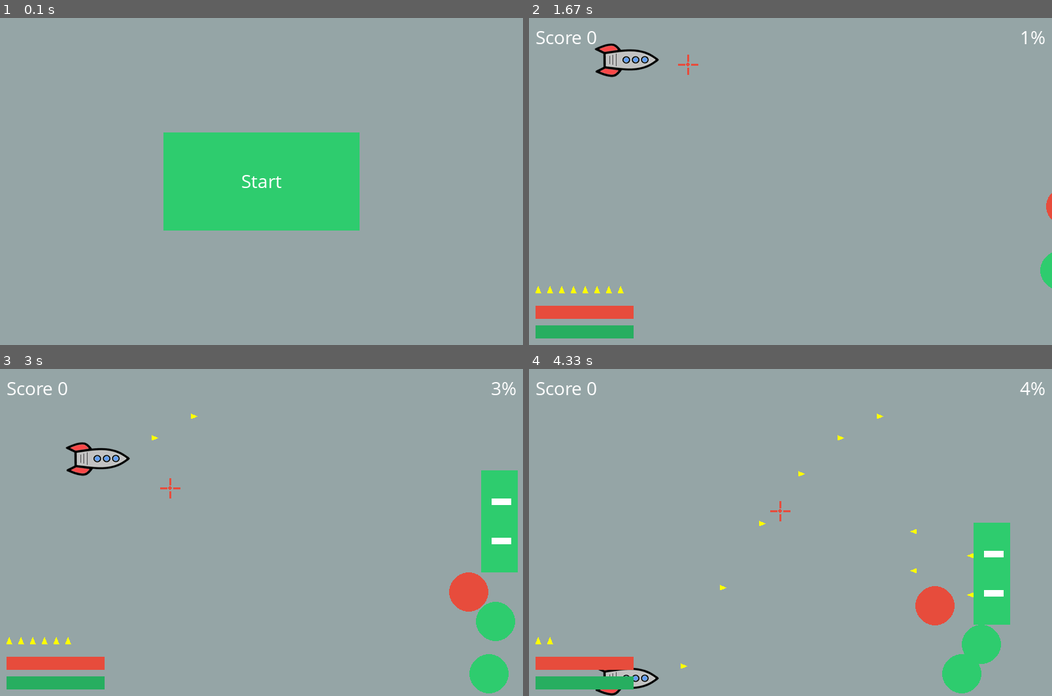
Above: before the commit, frames 1-4 (two rows, left to right).
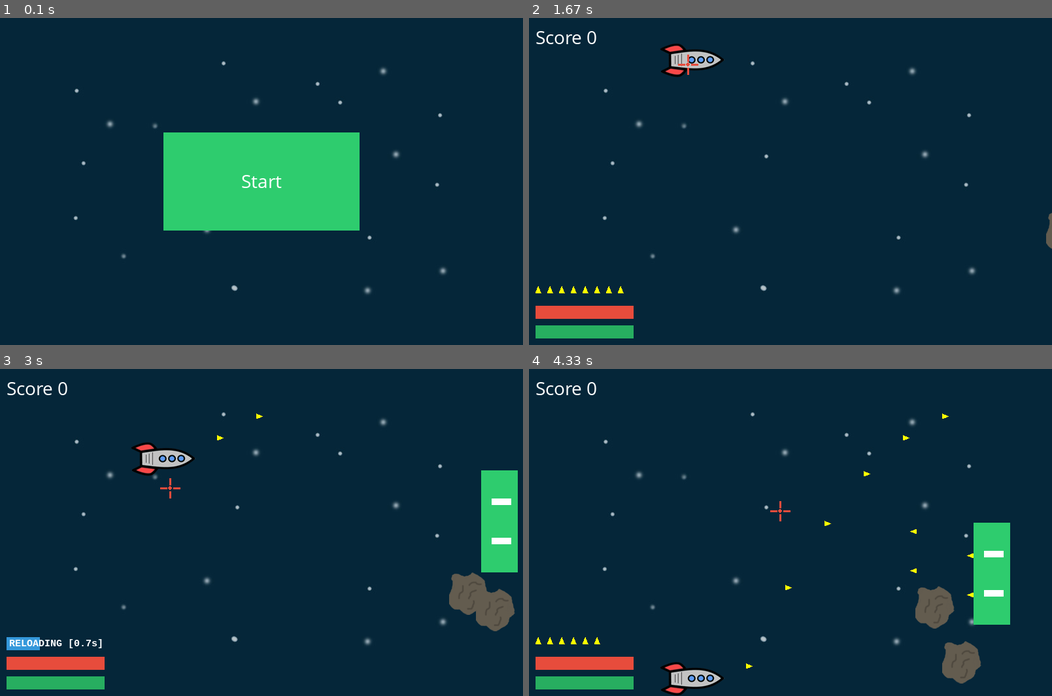
Above: after the commit, the same moments.

Repository: EdwGx/Asteroid-Pygame
Game: pygame game, started from Main.py
Two runs of this game, one before a commit and one after it. Both use one fixed random seed, a clock stepped at 60 frames per second and the inputs below.
Inputs (mouse positions are in pixels of both pictures, inside the frame that each line leads up to):
- Up to frame 1 (0.1 s): no input
- Up to frame 2 (1.67 s): click (790, 181) at 0.38 s; hold E 0.67-1.13 s; move the mouse to (628, 256) at 0.7 s; hold E 1.17-1.63 s; move the mouse to (685, 63) at 1.2 s; tap Space at 1.23, 1.53 s
- Up to frame 3 (3 s): hold R 1.67-2.13 s; move the mouse to (434, 427) at 1.7 s; tap Space at 1.73, 2.03 s; press the mouse at (261, 532) at 2.2 s; move the mouse to (313, 503) at 2.3 s; release the mouse at (371, 473) at 2.43 s; press the mouse at (261, 532) at 2.53 s; move the mouse to (308, 486) at 2.63 s; release the mouse at (355, 440) at 2.77 s; press the mouse at (261, 532) at 2.87 s; move the mouse to (167, 486) at 2.97 s
- Up to frame 4 (4.33 s): release the mouse at (607, 444) at 3.1 s; press the mouse at (790, 532) at 3.2 s; move the mouse to (858, 486) at 3.3 s; release the mouse at (921, 440) at 3.43 s; press the mouse at (790, 532) at 3.53 s; move the mouse to (701, 483) at 3.63 s; release the mouse at (612, 434) at 3.77 s; press the mouse at (790, 532) at 3.87 s; move the mouse to (706, 496) at 3.97 s; release the mouse at (623, 460) at 4.1 s; press the mouse at (790, 532) at 4.2 s; move the mouse to (780, 509) at 4.3 s

The runs differ from the first frame. In frame 1, 89% of the frame differs, in the area x 0-100%, y 0-100%; in frame 2, 98%; in frame 3, 96%; in frame 4, 96%.

Commit message:
Add missile

Diff:
--- a/MagBall.py
+++ b/MagBall.py
@@ -29,35 +29,16 @@
             if self.rect.x <= -30:
                 self.kill()
 
-
 class BadBall(pygame.sprite.DirtySprite):
     def __init__ (self):
-
         pygame.sprite.DirtySprite.__init__(self)
         self._layer = 2
-        self.good = getRandBool(70)
-        if self.good:
-            color = green
-        else:
-            color = red
-        self.radius = 30
-        self.image = pygame.Surface((self.radius*2,self.radius*2),flags=pygame.SRCALPHA)
-        self.image.convert_alpha()
-        pygame.draw.circle(self.image,color,(self.radius,self.radius),30,0)
-        self.rect = self.image.get_rect()
-
-        startY = random.randrange(sizeY-60)
         self.moveSpeed = random.randrange(2)
         self.moveDir = random.randrange(2)
-        self.rect.x = sizeX + 30
-        self.rect.y = startY
-        self.floatX = float(self.rect.x)
-        self.floatY = float(self.rect.y)
-
 
     def update(self,x_speed,block_group):
 
-        if self.rect.y + self.radius*2 >= sizeY:
+        if self.rect.y + self.rect.height >= sizeY:
             self.moveDir = 2
         elif self.rect.y <= 0:
             self.moveDir = 0
@@ -103,9 +84,55 @@
             (self.rect.top + 1 >= sizeY) or (self.rect.bottom - 1 <= 0)):
             self.kill()
 
+class Asteroid(BadBall):
+    def __init__ (self):
+        BadBall.__init__(self)
+        self.good = True
+        self.image = pygame.image.load('asteroid.png')
+        self.rect = self.image.get_rect()
+        startY = random.randrange(sizeY-60)
+        self.rect.x = sizeX + 30
+        self.rect.y = startY
+        self.floatX = float(self.rect.x)
+        self.floatY = float(self.rect.y)
+
+class Bomb(BadBall):
+    def __init__ (self):
+        BadBall.__init__(self)
+        self.good = False
+        self.image = pygame.image.load('bomb.png')
+        self.rect = self.image.get_rect()
+        startY = random.randrange(sizeY-60)
+        self.rect.x = sizeX + 30
+        self.rect.y = startY
+        self.floatX = float(self.rect.x)
+        self.floatY = float(self.rect.y)
+
+class Missile(pygame.sprite.DirtySprite):
+    def __init__ (self):
+        pygame.sprite.DirtySprite.__init__(self)
+        self._layer = 3
+        self.image = pygame.image.load('missile.png')
+        self.rect = self.image.get_rect()
+        self.rect.x = -200
+        self.rect.y = 200
+    def update(self):
+        if self.rect.x > 0:
+            mY = (pygame.mouse.get_pos())[1]
+            if self.rect.y -2 > mY:
+                self.rect.y -= 2
+            elif self.rect.y +2 < mY:
+                self.rect.y += 2
+            else:
+                self.rect.y = mY
+        self.rect.x += 3
+        if self.rect.x > 810:
+            self.kill()
+
+
 
 class PlayerBall(pygame.sprite.DirtySprite):
-    def __init__ (self,number,posX,posY):
+    def __init__ (self,posX,posY):
         #self._layer = 2
         pygame.sprite.DirtySprite.__init__(self)
         self._layer = 2
--- a/Main.py
+++ b/Main.py
@@ -38,7 +38,7 @@
                          (x,y,int(150*time_left/self.reload_time),20))
                 font = pygame.font.SysFont("Lucida Console",15,True)
                 label = font.render(('RELOADING [%.1fs]'%(time_left)),True,white)
-                d_surface.blit(label,(x+4,y))
+                d_surface.blit(label,(x+4,y+1))
             else:
                 self.reloading = False
                 self.bullet = self.max
@@ -108,9 +108,47 @@
             self.losing = True
             return True
 
+class missile_controller(object):
+    def __init__(self):
+        self.call_timer = 18*60 #s*frame(60)
+        self.current_timer = 0
+        self.m_existed = False
+    def reinit(self):
+        self.call_timer = 18*60 #s*frame(60)
+        self.current_timer = 0
+    def draw(self,d_surface):
+        if self.current_timer < self.call_timer:
+            self.current_timer += 1
+        elif self.current_timer < self.call_timer+120:
+            global full_list
+            if self.m_existed == False:
+                missile = MagBall.Missile()
+                missile.add(full_list,missile_list)
+                self.m_existed = True
+            point_list =((0,198),
+                         (0,222),
+                         (120,222),
+                         (140,210),
+                         (120,198))
+            pygame.draw.polygon(d_surface,green,point_list,0)
+            font = pygame.font.SysFont("Lucida Console",15,True)
+            label = font.render('GUIDE MISSILE',True,white)
+            d_surface.blit(label,(2,201))
+            self.current_timer += 1
+        else:
+            self.current_timer = 0
+            self.m_existed = False
+
+
+
+
+
 
 def addBad():
-    bad = MagBall.BadBall()
+    if getRandBool(65):
+        bad = MagBall.Asteroid()
+    else:
+        bad = MagBall.Bomb()
     bad.add(full_list,ball_list,bad_list)
 
 def draw_mouse():
@@ -166,13 +204,14 @@
 
     bullet_bar.reinit()
     health_bar.reinit()
+    missile_controller.reinit()
 
     full_list.empty()
     ball_list.empty()
     bad_list.empty()
     move_list.empty()
     moveY = False
-    player = MagBall.PlayerBall(1,100,-100)
+    player = MagBall.PlayerBall(200,-100)
     player.add(full_list)
     player.startFall()
 
@@ -186,6 +225,7 @@
 move_list = pygame.sprite.Group()
 g_bullet = pygame.sprite.Group()
 b_bullet = pygame.sprite.Group()
+missile_list = pygame.sprite.Group()
 
 pygame.mouse.set_visible(True)
 #Def varibles
@@ -203,18 +243,19 @@
 score = 0
 scene = 1 #1:start menu 2:game 3:retry,win,quit
 
+background = pygame.image.load('background.jpg')
 screen = pygame.display.set_mode([sizeX,sizeY])
 font = pygame.font.SysFont("comicsansms",30)
 pygame.display.set_caption("My Game")
 
 bullet_bar = bullet_bar()
 health_bar = health_bar()
+missile_controller = missile_controller()
 
 #init player
-player = MagBall.PlayerBall(1,100,-100)
+player = MagBall.PlayerBall(200,-100)
 player.add(full_list)
 player.startFall()
-
 
 moveY = False
 done = False
@@ -244,6 +285,8 @@
                 if event.key == pygame.K_q:
                     block = Block.Block()
                     block.add(full_list,move_list)
+                if event.key == pygame.K_r:
+                    bullet_bar.reload_bullet()
 
             if event.type == pygame.KEYUP:
                 if event.key == pygame.K_SPACE:
@@ -277,10 +320,25 @@
         #logic
         #coll_mouse_list = atom_list.get_sprites_at((mX,mY))
         pygame.sprite.groupcollide(b_bullet,g_bullet,True,True)
+        pygame.sprite.groupcollide(b_bullet,missile_list,True,True)
+        coll_list = pygame.sprite.groupcollide(bad_list,missile_list,True,True)
+        for bad in coll_list:
+            if bad.good:
+                score += 2
+            else:
+                score += 1
+
+        coll_list = pygame.sprite.groupcollide(missile_list,move_list,True,True)
+        score += (len(coll_list)*3)
+
         coll_list = pygame.sprite.spritecollide(player,bad_list,True)
         for bad in coll_list:
             if not(bad.good):
-                alive = health_bar.hit(30)
+                alive = health_bar.hit(90)
+                if not(alive):
+                    player.losted = True
+            else:
+                alive = health_bar.hit(50)
                 if not(alive):
                     player.losted = True
 
@@ -295,9 +353,10 @@
         coll_list = pygame.sprite.groupcollide(bad_list,g_bullet,True,True)
         for bad in coll_list:
             if bad.good:
+                score += 2
+
+            else:
                 score += 1
-            else:
-                score -= 1
 
         coll_list = pygame.sprite.groupcollide(move_list,g_bullet,False,True)
         for bad in coll_list:
@@ -305,28 +364,23 @@
             bad.redraw()
             if bad.health <= 0:
                 bad.kill()
-
-        '''for badBall in bad_list:
-            for ballB in pygame.sprite.spritecollide(badBall,bad_list,False,pygame.sprite.collide_circle):
-                if not(badBall == ballB):
-                    number_collide(badBall,ballB,True,True)
-
-
-
-        for badBall in pygame.sprite.spritecollide(player,bad_list,True,pygame.sprite.collide_circle):
-            kill_player = number_collide(player,badBall,False,True)
-            if kill_player:
-                player.losted = True'''
+                score += 3
+
+
         if pygame.time.get_ticks() - shoot_timer > 600 and shoot_running > 0:
-            bullet = MagBall.bullet(shoot_block.rect.x -4,shoot_block.rect.y+48,False)
-            bullet.add(b_bullet,full_list)
-            bullet = MagBall.bullet(shoot_block.rect.x -4,shoot_block.rect.y+108,False)
-            bullet.add(b_bullet,full_list)
-            shoot_running -= 1
-            shoot_timer = pygame.time.get_ticks()
+            if shoot_block.alive():
+                bullet = MagBall.bullet(shoot_block.rect.x -4,shoot_block.rect.y+48,False)
+                bullet.add(b_bullet,full_list)
+                bullet = MagBall.bullet(shoot_block.rect.x-4,shoot_block.rect.y+108,False)
+                bullet.add(b_bullet,full_list)
+                shoot_running -= 1
+                shoot_timer = pygame.time.get_ticks()
+            else:
+                shoot_running = 0
+                shoot_timer = pygame.time.get_ticks()
         elif pygame.time.get_ticks() - shoot_timer > 3000:
             for b in move_list:
-                if b.rect.x > 400 and b.rect.right < sizeX-10:
+                if b.rect.x > 330 and b.rect.right < sizeX-10:
                     shoot_block = b
                     shoot_timer = pygame.time.get_ticks()
                     shoot_running = 4
@@ -335,6 +389,7 @@
         if block_timer <= move_dis:
             block = Block.Block()
             block.add(full_list,move_list)
+
             block_timer = move_dis + random.randint(10,14)*48
             if bad_timer <= 60:
                 bad_timer = 60
@@ -346,30 +401,28 @@
         move_list.update(player.moveSpeed)
         bad_list.update(player.moveSpeed,move_list)
         move_dis += player.moveSpeed
+
         player_timer += player.moveSpeed
         if player.losted:
             scene = 3
             pygame.mouse.set_visible(True)
         #draw
-        screen.fill(grey)
+        screen.blit(background,background.get_rect())
 
         #real draw
+        missile_controller.draw(screen)
         scoreLabel = font.render(('Score ') + str(score),True,white)
         screen.blit(scoreLabel,(10,10))
-
-        distanceLabel = font.render((str(int(player_timer/3600*100))+'%'),True,white)
-        screen.blit(distanceLabel,(sizeX - 10 - distanceLabel.get_width(),10))
-
-
-
 
         player.update(move_list)
         g_bullet.update()
         b_bullet.update()
+        missile_list.update()
         full_list.draw(screen)
 
         bullet_bar.draw(screen)
         health_bar.draw(screen)
+
         jump_bar()
         draw_mouse()
         #draw end
@@ -378,7 +431,7 @@
         clock.tick(frames)
 
     if scene == 3:
-        if end.draw(screen):
+        if end.draw(screen,score):
             pygame.mouse.set_visible(False)
             init_game()
             scene = 2
--- a/end.py
+++ b/end.py
@@ -5,11 +5,12 @@
 clock = pygame.time.Clock()
 sizeX = 800
 sizeY = 500
+background = pygame.image.load('background.jpg')
 
-def draw(screen):
+def draw(screen,score):
     mouse_up = False
-    rect1 =  pygame.Rect(0,0,300,150)
-    rect1.center = (sizeX/2,sizeY/2)
+    rect1 =  pygame.Rect(0,0,100,60)
+    rect1.center = (sizeX/2,sizeY/2 +50)
     for event in pygame.event.get():
         if event.type == pygame.QUIT:
             pygame.quit()
@@ -17,7 +18,7 @@
             mouse_up = True
     mX = (pygame.mouse.get_pos())[0]
     mY = (pygame.mouse.get_pos())[1]
-    screen.fill(grey)
+    screen.blit(background,background.get_rect())
     if rect1.collidepoint(mX,mY):
         if mouse_up:
             return True
@@ -28,6 +29,12 @@
     font = pygame.font.SysFont("comicsansms",30)
     Label = font.render('Retry',True,white)
     screen.blit(Label,
-                ((sizeX - Label.get_width())/2,(sizeY - Label.get_height())/2))
+                ((sizeX - Label.get_width())/2,(sizeY - Label.get_height())/2 + 50))
+
+    sfont = pygame.font.SysFont("comicsansms",50)
+    scoreLabel = sfont.render(('Your Score is ') + str(score),True,white)
+    screen.blit(scoreLabel,
+                ((sizeX - scoreLabel.get_width())/2,(sizeY - scoreLabel.get_height())/2-50))
+
     pygame.display.flip()
     clock.tick(60)
--- a/menu.py
+++ b/menu.py
@@ -5,6 +5,7 @@
 clock = pygame.time.Clock()
 sizeX = 800
 sizeY = 500
+background = pygame.image.load('background.jpg')
 
 def draw(screen):
     mouse_up = False
@@ -17,7 +18,7 @@
             mouse_up = True
     mX = (pygame.mouse.get_pos())[0]
     mY = (pygame.mouse.get_pos())[1]
-    screen.fill(grey)
+    screen.blit(background,background.get_rect())
     if rect1.collidepoint(mX,mY):
         if mouse_up:
             return True
Binary file added: asteroid.png
Binary file added: background.jpg
Binary file added: bomb.png
Binary file added: missile.png
